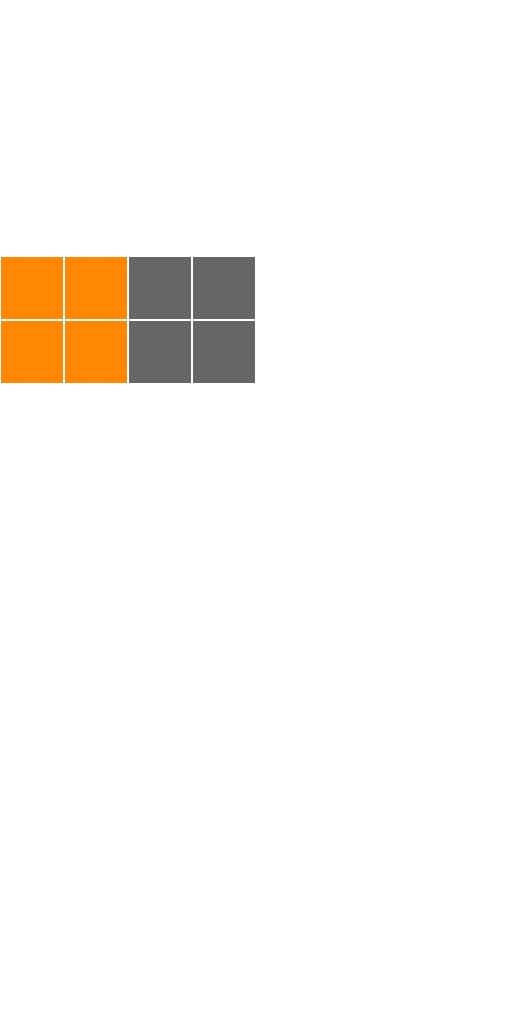
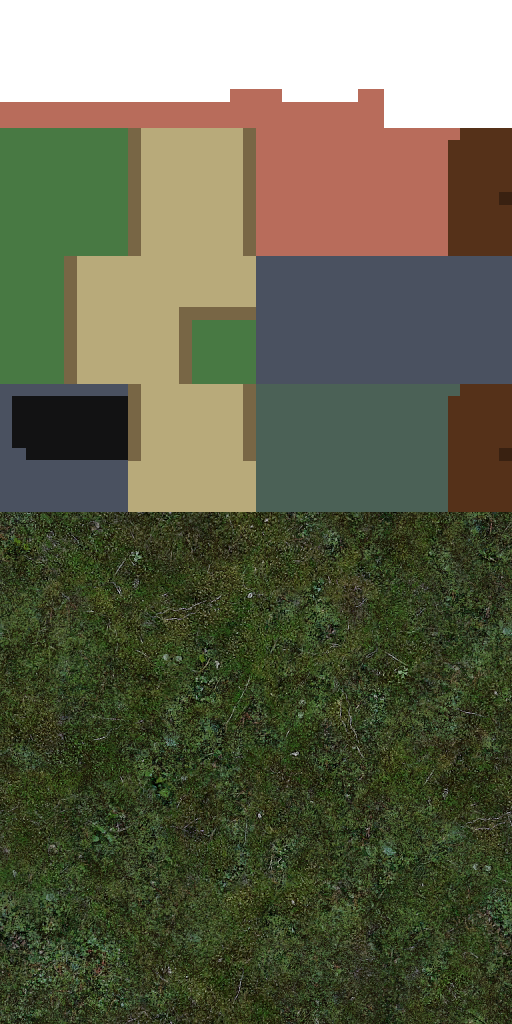
Layer changes from the first w=512, h=1024 image to the second:
removed layer "Background copy" over [0, 256, 256, 384]
added layer "Layer 7" above "Layer 6" over [0, 512, 512, 1024]
added layer "Layer 6" above "Layer 5" over [115, 512, 128, 640]
added layer "Layer 5" above "Layer 4 copy" over [0, 512, 384, 640]
added layer "Layer 4 copy" above "Layer 4" over [12, 128, 512, 512]
added layer "Layer 4" above "Layer 3" over [499, 448, 512, 461]
added layer "Layer 3" over [0, 89, 512, 512]
